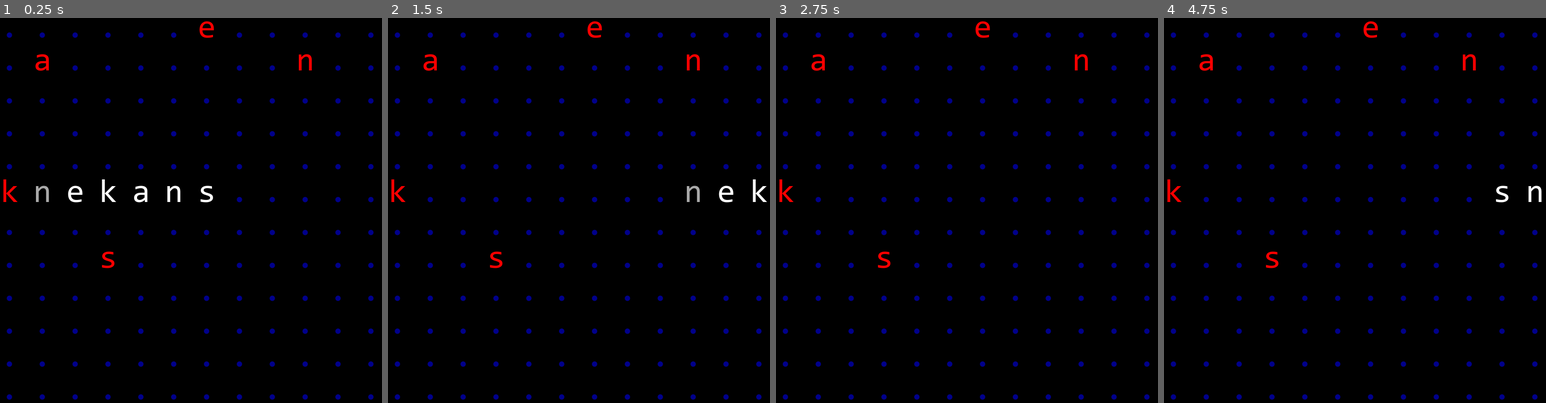
Above: before the commit, frames 1-4 (left to right).
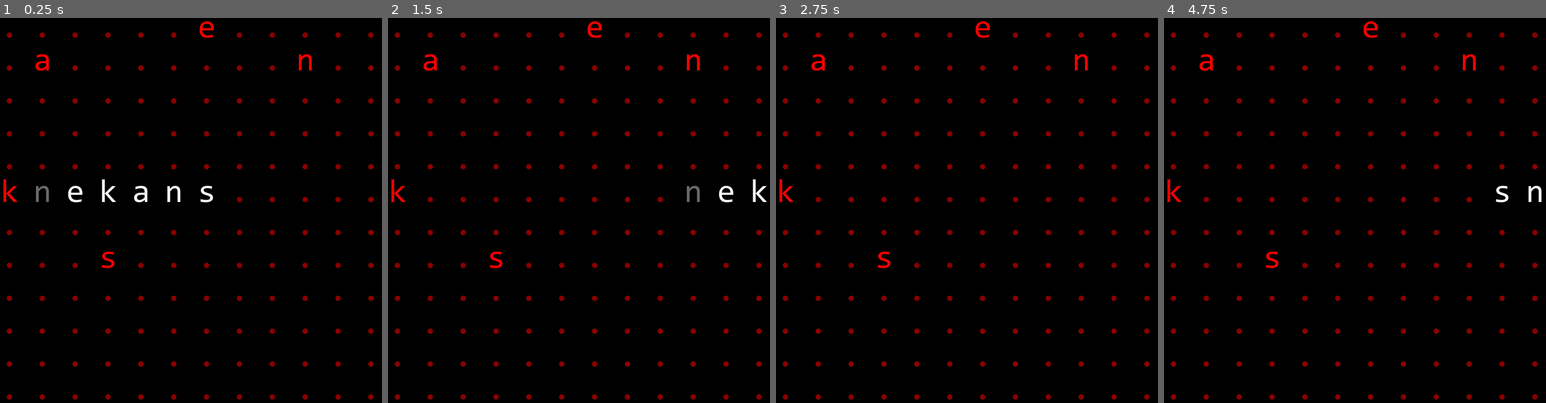
Above: after the commit, the same moments.

Repository: robro/snake_words_gd
Game: Godot game, scene res://scene/gameplay/gameplay.tscn
Two runs of this game, one before a commit and one after it. Both use one fixed random seed, a clock stepped at 60 frames per second and the inputs below.
Inputs:
- Up to frame 1 (0.25 s): no input
- Up to frame 2 (1.5 s): hold Right (Right) 0.53-1.28 s; hold Down (Down) from 1.28 s (still down)
- Up to frame 3 (2.75 s): release Down (Down) at 2.03 s; hold Right (Right) from 2.03 s (still down)
- Up to frame 4 (4.75 s): tap Enter at 2.75, 4.25 s; release Right (Right) at 2.78 s; hold Up (Up) 2.78-3.53 s; tap Space at 3.5 s; hold Left (Left) from 3.53 s (still down)

The runs differ from the first frame. In frame 1, 2.3% of the frame differs, in the area x 1-98%, y 3-100%; in frame 2, 2.4%; in frame 3, 2.4%; in frame 4, 2.3%.

Commit message:
Add global color palette

Diff:
--- a/object/food/food_spawner.gd
+++ b/object/food/food_spawner.gd
@@ -24,7 +24,7 @@
 		if pos < Vector2i.ZERO:
 			print("no free space")
 			return
-		var food = Food.new(pos, t, Color.RED)
+		var food = Food.new(pos, t, Palette.PRIMARY)
 		add_child(food)
 
 
--- a/object/snake/snake.gd
+++ b/object/snake/snake.gd
@@ -2,7 +2,6 @@
 extends Node2D
 
 @export var text : String = "snake"
-@export var color : Color = Color.WHITE
 @export var facing : Facing = Facing.RIGHT
 @export var tick : float = 0.5
 @export var start_pos : Vector2i = Vector2i.ZERO
@@ -32,14 +31,15 @@
 
 func _ready():
 	for i in len(text):
-		parts.append(Cell.new(text[i], color))
+		parts.append(Cell.new(text[i], Palette.HIGHLIGHT))
+		print(Palette.PRIMARY)
 		_positions.append(start_pos + offset[facing] * -i)
 
 	timer = Timer.new()
+	timer.wait_time = tick
+	timer.autostart = true
+	timer.timeout.connect(move)
 	add_child(timer)
-	timer.wait_time = tick
-	timer.timeout.connect(move)
-	timer.start()
 
 
 func _process(_delta):
--- a/project.godot
+++ b/project.godot
@@ -14,6 +14,10 @@
 run/main_scene="res://scene/gameplay/gameplay.tscn"
 config/features=PackedStringArray("4.2", "Forward Plus")
 config/icon="res://icon.svg"
+
+[autoload]
+
+Palette="*res://render/palette.gd"
 
 [debug]
 
--- a/render/grid.gd
+++ b/render/grid.gd
@@ -11,10 +11,6 @@
 @export var font : Font
 ## Represents an empty cell
 @export var empty_char : String = '.'
-## Color of the grid
-@export var char_color : Color = Color.DARK_BLUE
-## Background color
-@export var bg_color : Color = Color.BLACK
 
 @onready var char_offset := Vector2i(cell_size / 4, cell_size - cell_size / 4)
 
@@ -23,7 +19,7 @@
 	assert(font is Font)
 	for y in rows:
 		for x in cols:
-			var cell = Cell.new(empty_char, char_color)
+			var cell = Cell.new(empty_char, Palette.SECONDARY)
 			add_child(cell)
 
 
@@ -39,7 +35,7 @@
 	var i: int = 0
 	for cell : Cell in get_children():
 		var pos = pos_from_idx(i) * cell_size
-		draw_rect(Rect2(pos.x, pos.y, cell_size, cell_size,), bg_color)
+		draw_rect(Rect2(pos.x, pos.y, cell_size, cell_size,), Palette.BACKGROUND)
 		draw_char(font, pos + char_offset, cell._char, cell_size, cell._color)
 		i += 1
 
@@ -47,7 +43,7 @@
 func clear():
 	for cell: Cell in get_children():
 		cell._char = empty_char
-		cell._color = char_color
+		cell._color = Palette.SECONDARY
 
 
 func in_grid(pos: Vector2i) -> bool:
--- /dev/null
+++ b/render/palette.gd
@@ -0,0 +1,7 @@
+extends Node
+
+var PRIMARY : Color
+var SECONDARY : Color
+var BACKGROUND : Color
+var HIGHLIGHT : Color
+var SHADOW : Color
--- a/scene/gameplay/gameplay.gd
+++ b/scene/gameplay/gameplay.gd
@@ -1,10 +1,26 @@
+class_name Gameplay
 extends Node2D
+
+@export_group("Colors")
+@export var primary := Color.RED
+@export var secondary := Color.DARK_RED
+@export var background := Color.BLACK
+@export var highlight := Color.WHITE_SMOKE
+@export var shadow := Color.DIM_GRAY
 
 @onready var food_spawner : FoodSpawner = $FoodSpawner
 @onready var snake : Snake = $Snake
 
 var target_word := "snake"
 var partial_word := ""
+
+
+func _init():
+	Palette.HIGHLIGHT = highlight
+	Palette.PRIMARY = primary
+	Palette.SECONDARY = secondary
+	Palette.BACKGROUND = background
+	Palette.SHADOW = shadow
 
 
 func _ready():
@@ -15,7 +31,7 @@
 
 func _on_food_spawner_no_food():
 	food_spawner.spawn_food(target_word)
-	var color = Color.WHITE if partial_word == target_word else Color.DARK_GRAY
+	var color = Palette.HIGHLIGHT if partial_word == target_word else Palette.SHADOW
 	for i in range(len(partial_word)):
 		snake.parts[-i - 1]._color = color
 	partial_word = ""
--- a/scene/gameplay/gameplay.tscn
+++ b/scene/gameplay/gameplay.tscn
@@ -10,7 +10,6 @@
 script = ExtResource("1_dewvt")
 
 [node name="FoodSpawner" type="Node2D" parent="." groups=["drawable"]]
-position = Vector2(16, 48)
 script = ExtResource("5_lgauy")
 
 [node name="Snake" type="Node2D" parent="." groups=["drawable"]]
